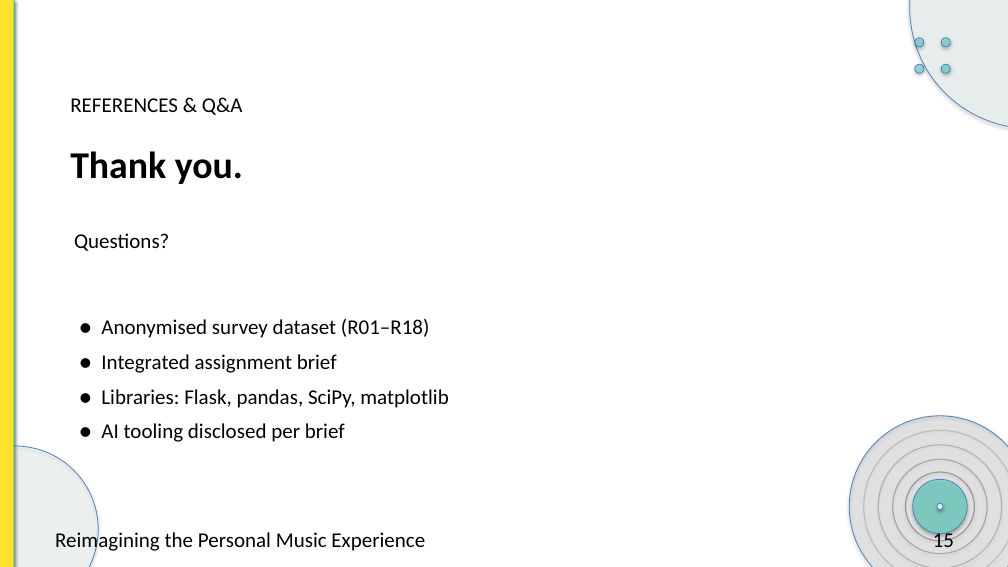
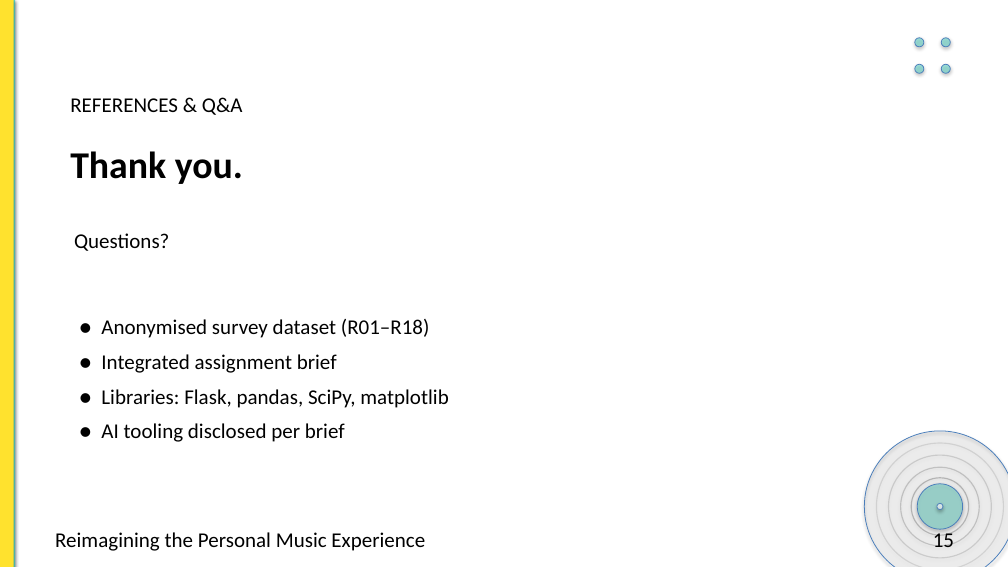
Before and after one commit to preet-kamdar/design-thinking-sem3, a slide deck: slide 15 of docs/Presentation.pptx. Drawn at 1008x567 pixels with LibreOffice and Linux fonts; fonts in the diff are those of the drawing. Boxes give left, top, right and bottom in pixels: in the first picture for what was removed or moved away, otherwise in the second. Text is boxed around its words. In the diff, an @@ line names an element or a change of style, - is before the commit and + after.

```diff
--- a/docs/Presentation.pptx
+++ b/docs/Presentation.pptx
@@ ellipse removed at [910, 0, 1008, 129] @@
@@ ellipse removed at [0, 446, 98, 567] @@
@@ ellipse at [864, 431, 1008, 567]: fill none to #000000 at 6% opacity; outline #000000 1.1 pt to none @@
@@ ellipse: place and size @@
-ellipse at [893, 460, 988, 554]
+ellipse at [889, 455, 991, 558]
@@ ellipse: place and size @@
-ellipse at [906, 472, 975, 541]
+ellipse at [901, 467, 979, 546]
@@ ellipse at [911, 478, 969, 535]: fill #5ED6C8 at 62% opacity to none; outline none to #000000 1.1 pt @@
@@ ellipse: place and size @@
-ellipse at [849, 416, 1008, 567]
+ellipse at [917, 484, 963, 529]
@@ ellipse at [917, 484, 963, 529]: fill #000000 at 9% opacity to #5ED6C8 at 45% opacity @@
@@ ellipse at [937, 504, 943, 510]: fill #FFFFFF at 85% opacity to #FFFFFF at 70% opacity @@
```
Also in this commit, not shown: 14 other slides changed, 2 other files.
